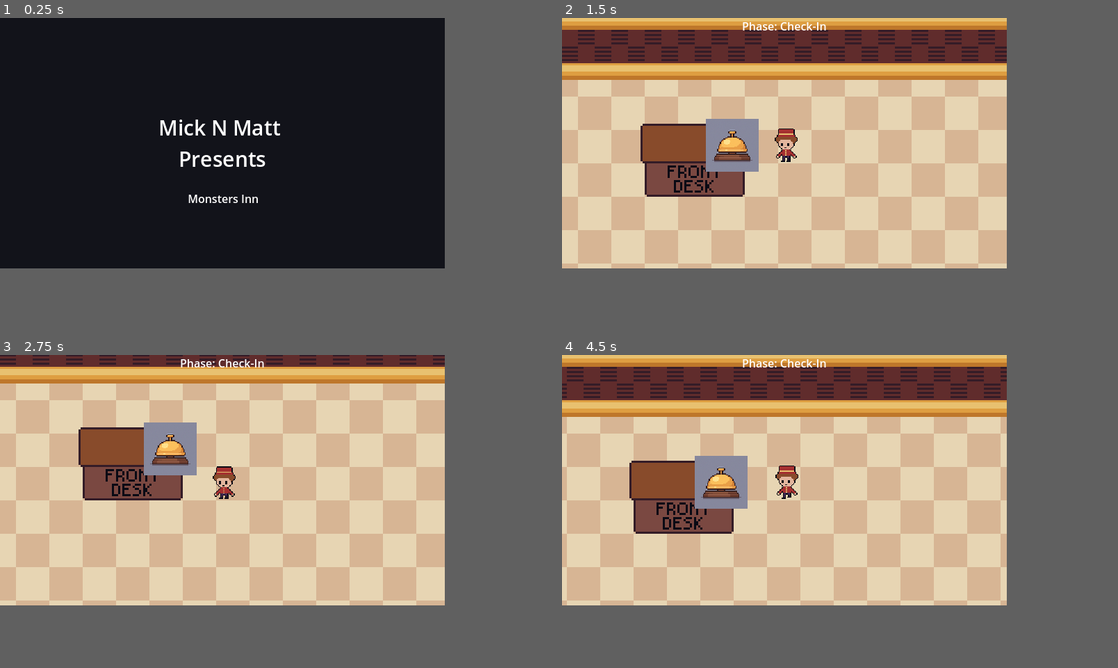
Above: before the commit, frames 1-4 (two rows, left to right).
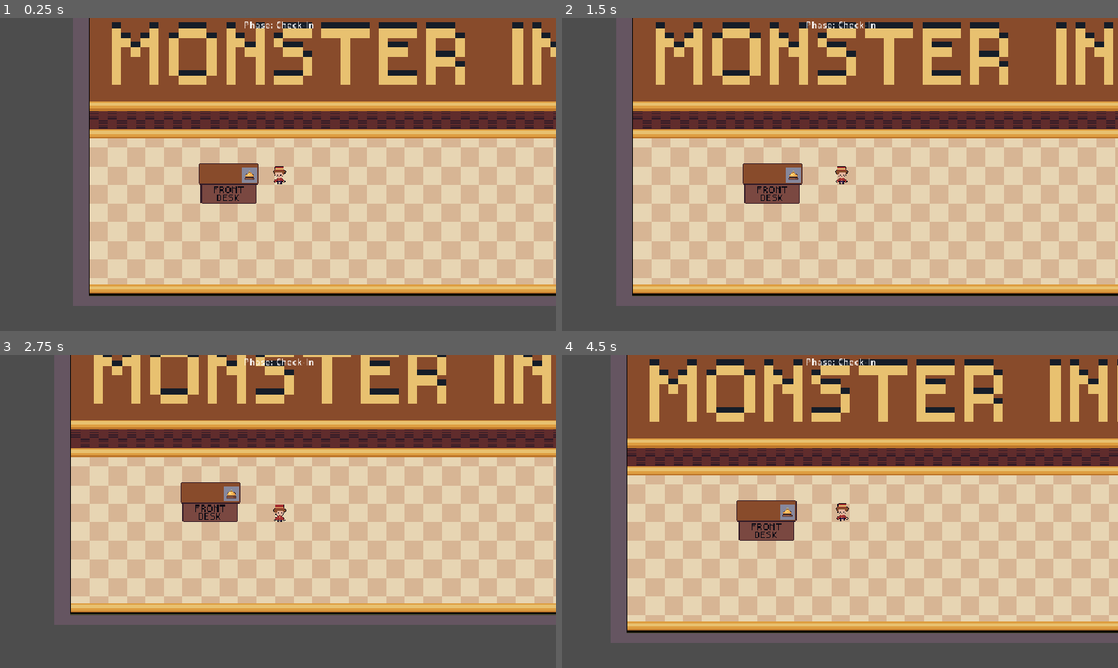
Above: after the commit, the same moments.

Repository: mwhittaker1/monsters_inn
Game: Godot game, scene res://scenes/game.tscn
Same seed, same stepped clock (60 frames per second), same inputs: the game is played once before the commit and once after it. Before the commit the project starts from res://scenes/Splash.tscn.
Inputs (mouse positions are in pixels of both pictures, inside the frame that each line leads up to):
- Up to frame 1 (0.25 s): no input
- Up to frame 2 (1.5 s): tap Enter (ui_accept) at 0.5, 0.77 s; hold Right (ui_right) 0.53-1.25 s; hold Tab (ui_focus_next) 0.53-1.25 s; click (784, 143) at 1.25 s, where only the run before the commit has a clickable "Start"
- Up to frame 3 (2.75 s): hold Down (ui_down) from 2.03 s (still down); tap Tab (ui_focus_next) at 2.1 s; tap Enter (ui_accept) at 2.27 s
- Up to frame 4 (4.5 s): release Down (ui_down) at 2.78 s; hold Right (ui_right) 2.78-3.53 s; hold Tab (ui_focus_next) 2.78-3.53 s; hold Up (ui_up) 3.53-4.28 s; tap Tab (ui_focus_next) at 3.6 s; tap Enter (ui_accept) at 3.77 s; hold Left (ui_left) from 4.28 s (still down); hold Tab (ui_focus_next) from 4.28 s (still down)
In our replay, the window is 640x360 before the commit and 800x450 after it. These sizes can differ from the game's own. Grey fills any space a smaller window leaves; there, only what the larger window draws over its background counts as a difference.

The runs differ from the first frame. In frame 1, 86% of the frame differs, in the area x 0-100%, y 0-89%; in frame 2, 76%; in frame 3, 68%; in frame 4, 76%.

Commit message:
collision added

Diff:
--- a/project.godot
+++ b/project.godot
@@ -11,14 +11,14 @@
 [application]
 
 config/name="Monsters Inn"
-run/main_scene="uid://2c5y7rxcov4g"
+run/main_scene="uid://bla7pl27j4trd"
 config/features=PackedStringArray("4.4", "GL Compatibility")
 config/icon="res://icon.svg"
 
 [display]
 
-window/size/viewport_width=640
-window/size/viewport_height=360
+window/size/viewport_width=960
+window/size/viewport_height=540
 window/stretch/mode="canvas_items"
 
 [editor]
--- a/scenes/Bell.tscn
+++ b/scenes/Bell.tscn
@@ -8,15 +8,17 @@
 size = Vector2(1052, 1038)
 
 [node name="Bell" type="Area2D"]
-collision_layer = 4294967295
+collision_layer = 4294967072
 collision_mask = 0
 script = ExtResource("1_wg6oa")
 
 [node name="CollisionShape2D" type="CollisionShape2D" parent="."]
 position = Vector2(-2, -6)
+scale = Vector2(0.5, 0.5)
 shape = SubResource("RectangleShape2D_wg6oa")
 
 [node name="Sprite" type="Sprite2D" parent="."]
+scale = Vector2(0.5, 0.5)
 texture = ExtResource("1_mxaww")
 
 [node name="AnimationPlayer" type="AnimationPlayer" parent="."]
--- a/scenes/game.tscn
+++ b/scenes/game.tscn
@@ -13,6 +13,12 @@
 [ext_resource type="Texture2D" uid="uid://becunpn6qoum2" path="res://assets/images/bg_v1.png" id="10_2rd6h"]
 [ext_resource type="Script" uid="uid://kc84holhcb8s" path="res://scripts/GuestMonster.gd" id="10_3xj3m"]
 [ext_resource type="PackedScene" uid="uid://crv1bm6ydxi4b" path="res://scenes/Bell.tscn" id="13_2rd6h"]
+
+[sub_resource type="RectangleShape2D" id="RectangleShape2D_2rd6h"]
+size = Vector2(104, 68)
+
+[sub_resource type="CapsuleShape2D" id="CapsuleShape2D_7ua8r"]
+height = 28.0
 
 [sub_resource type="AtlasTexture" id="AtlasTexture_r7sob"]
 atlas = ExtResource("6_7ua8r")
@@ -72,9 +78,27 @@
 [node name="Room2" type="Node2D" parent="Background/Rooms"]
 script = ExtResource("9_qy1jj")
 
+[node name="Colliders" type="Node2D" parent="."]
+light_mask = 0
+visibility_layer = 0
+
+[node name="FrontDeskBody" type="StaticBody2D" parent="Colliders"]
+position = Vector2(-247, 55)
+collision_mask = 0
+
+[node name="FrontDesk" type="CollisionShape2D" parent="Colliders/FrontDeskBody"]
+position = Vector2(1, 23)
+shape = SubResource("RectangleShape2D_2rd6h")
+debug_color = Color(1.92523e-06, 0.514483, 0.601427, 0.42)
+
 [node name="Player" type="Node2D" parent="."]
+visibility_layer = 2
 position = Vector2(-149, 77)
 script = ExtResource("2_g4kob")
+
+[node name="CollisionShape2D" type="CollisionShape2D" parent="Player"]
+position = Vector2(0, 3)
+shape = SubResource("CapsuleShape2D_7ua8r")
 
 [node name="InteractRay" type="RayCast2D" parent="Player"]
 position = Vector2(0, -5)
@@ -90,8 +114,6 @@
 
 [node name="Camera2D" type="Camera2D" parent="Player/Sprite"]
 position = Vector2(-2, -2)
-scale = Vector2(0.25, 0.25)
-zoom = Vector2(1.5, 1.5)
 
 [node name="AudioManager" type="AudioStreamPlayer2D" parent="."]
 script = ExtResource("1_400sg")
--- a/scripts/Player.gd
+++ b/scripts/Player.gd
@@ -12,9 +12,26 @@
 
 @onready var spr: AnimatedSprite2D = get_node_or_null("Sprite") as AnimatedSprite2D
 @onready var _ray: RayCast2D = $InteractRay
+@onready var _shape: CollisionShape2D = $CollisionShape2D
 
 var _idle_anim := ""
 var _walk_anim := ""
+
+
+func _debug_probe_here() -> void:
+	var space := get_world_2d().direct_space_state
+	var params := PhysicsPointQueryParameters2D.new()
+	params.position = global_position
+	params.collision_mask = 1
+	params.collide_with_bodies = true
+	params.collide_with_areas = true
+
+	var hits := space.intersect_point(params, 16)
+	if hits.is_empty():
+		print("No colliders detected near player at ", global_position)
+	else:
+		for h in hits:
+			print("Hit:", h.collider, " (", h.collider.name, ")")
 
 func _find_anim_case_insensitive(want: String) -> String:
 	if spr == null or spr.sprite_frames == null:
@@ -68,6 +85,9 @@
 		return
 
 func _input(event: InputEvent) -> void:
+	if event.is_action_pressed("ui_focus_next"):  # Tab by default
+		_debug_probe_here()
+
 	if event.is_action_pressed("ui_accept"):
 		_try_interact()
 
@@ -83,19 +103,38 @@
 
 func _start_step(dir: Vector2) -> void:
 	_update_facing(dir)
+	var from_pos := (_from if _moving else global_position)
+	from_pos = _snap_to_grid(from_pos)
+	var motion := dir * float(grid_size)
+
+	if _would_hit(from_pos + motion):
+		return
+
 	_moving = true
 	_t = 0.0
-	_from = global_position
-	_to = (_from / grid_size).floor() * grid_size + dir * grid_size
+	_from = from_pos
+	_to = from_pos + motion
 
-	# begin walk anim; we'll drive frames manually (lockstep)
 	if _walk_anim != "":
 		spr.play(_walk_anim)
-		spr.speed_scale = 0.0  # prevent auto-advancing while we set frames
+		spr.speed_scale = 0.0
 
-	# flip only on horizontal moves; vertical keeps last flip
 	if dir.x != 0 and _walk_anim != "":
 		spr.flip_h = (dir.x < 0) if faces_right_by_default else (dir.x > 0)
+
+func _would_hit(target_world_pos: Vector2) -> bool:
+	if _shape == null or _shape.shape == null:
+		return false
+
+	var params := PhysicsShapeQueryParameters2D.new()
+	params.shape = _shape.shape
+	var delta := target_world_pos - global_position
+	params.transform = _shape.global_transform.translated(delta)
+	params.collision_mask = 1
+	params.exclude = [self]
+
+	var space := get_world_2d().direct_space_state
+	return space.intersect_shape(params, 4).size() > 0
 
 func _finish_step() -> void:
 	global_position = _to
Not shown: 1 places in scenes/game.tscn that only renumber resources
